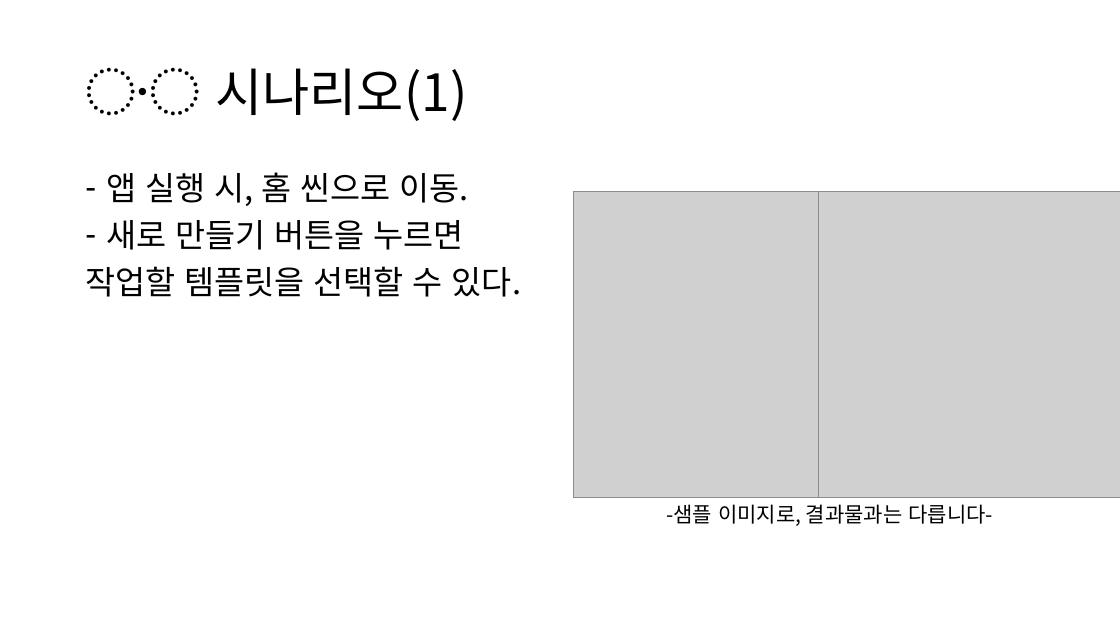
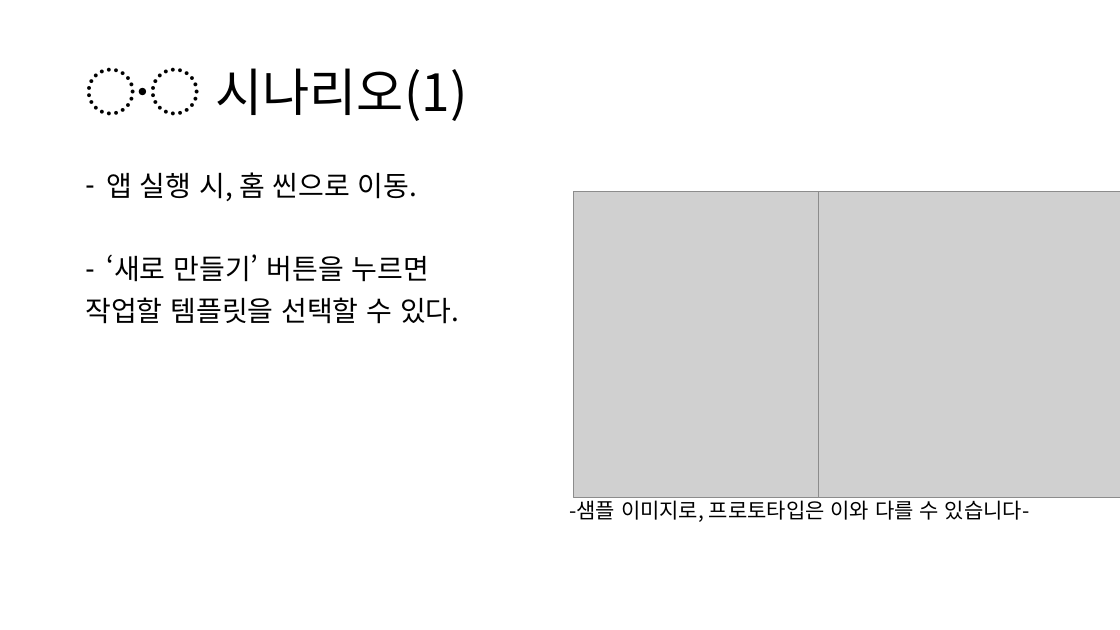
Before and after one commit to OSS-2021-team3/Drawing-Trade, a slide deck: slide 7 of OSS IDEA PROPOSAL.pptx. Drawn at 1120x630 pixels with LibreOffice and Linux fonts; fonts in the diff are those of the drawing; grey boxes stand for pictures. Boxes give left, top, right and bottom in pixels: in the first picture for what was removed or moved away, otherwise in the second. Text is boxed around its words. In the diff, an @@ line names an element or a change of style, - is before the commit and + after.

```diff
--- a/OSS IDEA PROPOSAL.pptx
+++ b/OSS IDEA PROPOSAL.pptx
@@ text at bbox=[85, 172, 459, 324]: size 28 to 24 pt in "앱 실행 시, 홈 씬으로 이동.", "작업할 템플릿을 선택할 수 있다." @@
@@ text at bbox=[106, 254, 429, 282]: text changed; size 28 to 24 pt @@
-– 새로 만들기 버튼을 누르면
+– ‘새로 만들기’ 버튼을 누르면
@@ text at bbox=[569, 497, 1030, 522]: text changed @@
--샘플 이미지로, 결과물과는 다릅니다-
+-샘플 이미지로, 프로토타입은 이와 다를 수 있습니다-
```
Also in this commit, not shown: 2 other slides changed, 1 slide added.
